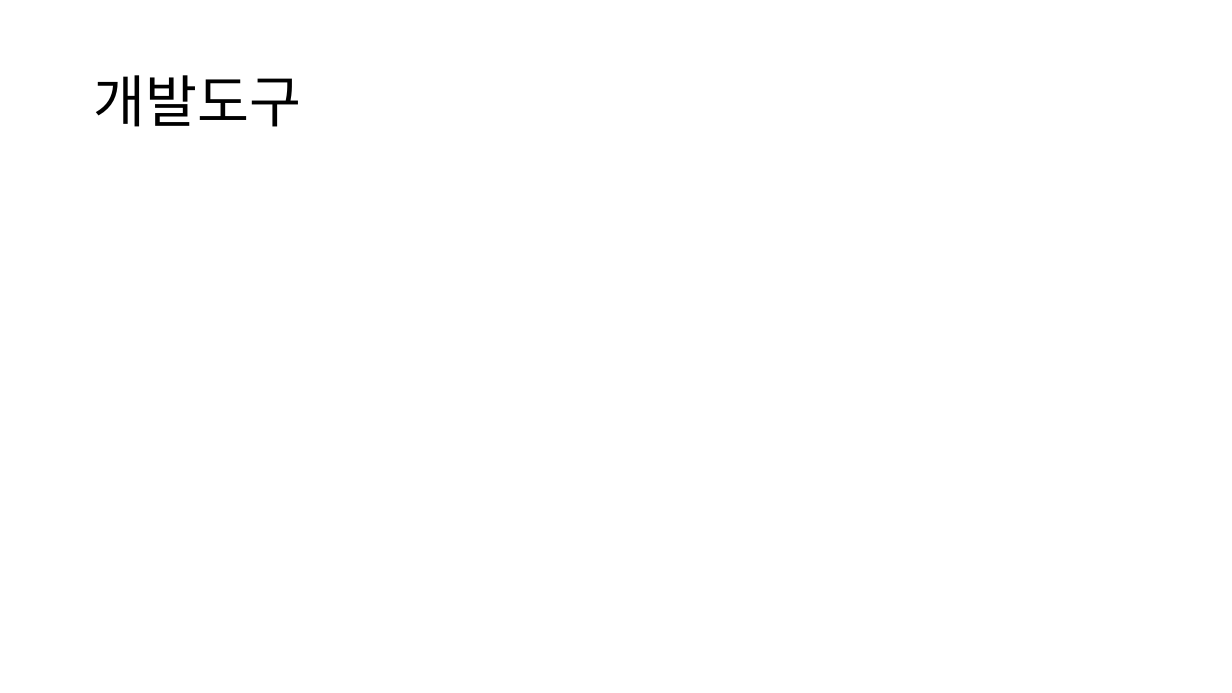
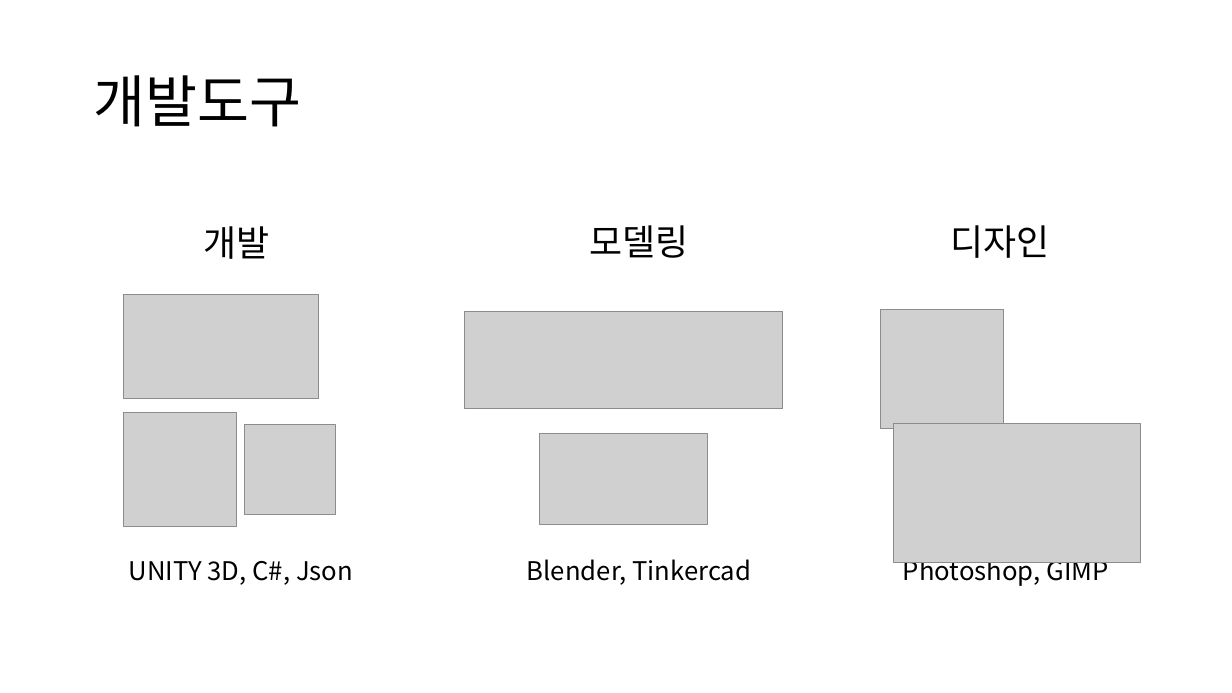
Before and after one commit to Sunghooni/Narsha, a slide deck: slide 5 of 기획/코드어드벤쳐 ppt.pptx. Drawn at 1232x693 pixels with LibreOffice and Linux fonts; fonts in the diff are those of the drawing; grey boxes stand for pictures. Boxes give left, top, right and bottom in pixels: in the first picture for what was removed or moved away, otherwise in the second. Text is boxed around its words. In the diff, an @@ line names an element or a change of style, - is before the commit and + after.

```diff
--- a/기획/코드어드벤쳐 ppt.pptx
+++ b/기획/코드어드벤쳐 ppt.pptx
@@ text added at <box>203,226,269,259</box>, 28 pt, text #000000 @@
+개발
@@ text added at <box>590,225,689,258</box>, 28 pt, text #000000 @@
+모델링
@@ text added at <box>951,225,1050,258</box>, 28 pt, text #000000 @@
+디자인
@@ picture added at <box>123,295,319,399</box> @@
@@ picture added at <box>464,311,783,409</box> @@
@@ picture added at <box>881,310,1003,429</box> @@
@@ picture added at <box>123,413,237,527</box> @@
@@ picture added at <box>245,425,335,516</box> @@
@@ picture added at <box>540,433,707,525</box> @@
@@ picture added at <box>894,424,1141,563</box> @@
@@ text added at <box>129,561,353,585</box>, 20 pt, text #000000 @@
+UNITY 3D, C#, Json
@@ text added at <box>527,559,751,585</box>, 20 pt, text #000000 @@
+Blender, Tinkercad
@@ text added at <box>903,554,1108,586</box>, 20 pt, text #000000 @@
+Photoshop, GIMP
```
Also in this commit, not shown: 3 other slides changed, 1 slide added.
